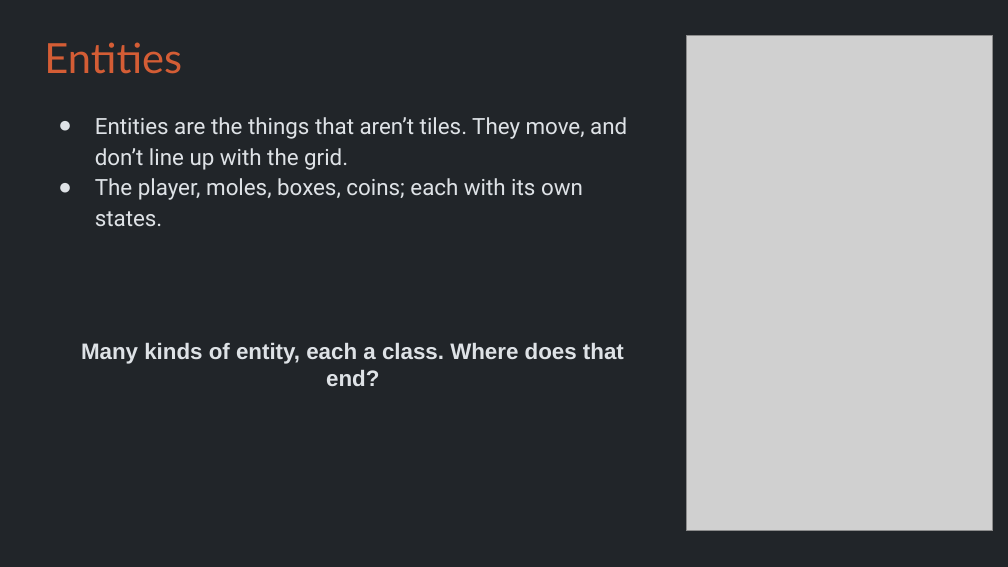
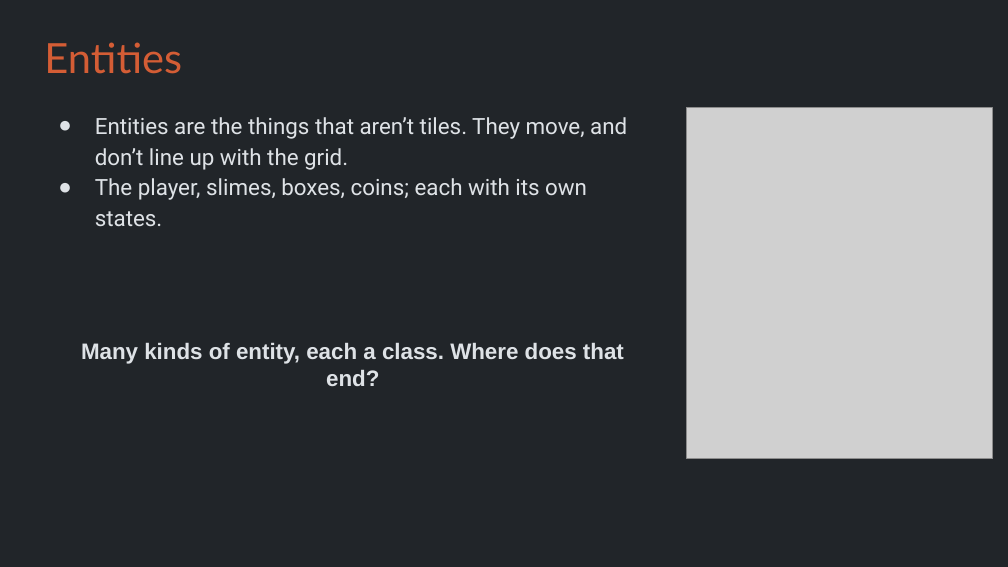
Before and after one commit to Metamate/gar, a slide deck: slide 36 of slides/06 Super Mario Bros.pptx. Drawn at 1008x567 pixels with LibreOffice and Linux fonts; fonts in the diff are those of the drawing; grey boxes stand for pictures. Boxes give left, top, right and bottom in pixels: in the first picture for what was removed or moved away, otherwise in the second. Text is boxed around its words. In the diff, an @@ line names an element or a change of style, - is before the commit and + after.

```diff
--- a/slides/06 Super Mario Bros.pptx
+++ b/slides/06 Super Mario Bros.pptx
@@ picture: place and size @@
-picture at [686, 35, 993, 530]
+picture at [686, 108, 993, 459]
@@ text at [95, 178, 587, 226]: text changed @@
-● The player, moles, boxes, coins; each with its own states.
+● The player, slimes, boxes, coins; each with its own states.
```
Also in this commit, not shown: 10 other slides changed, 1 other file.
